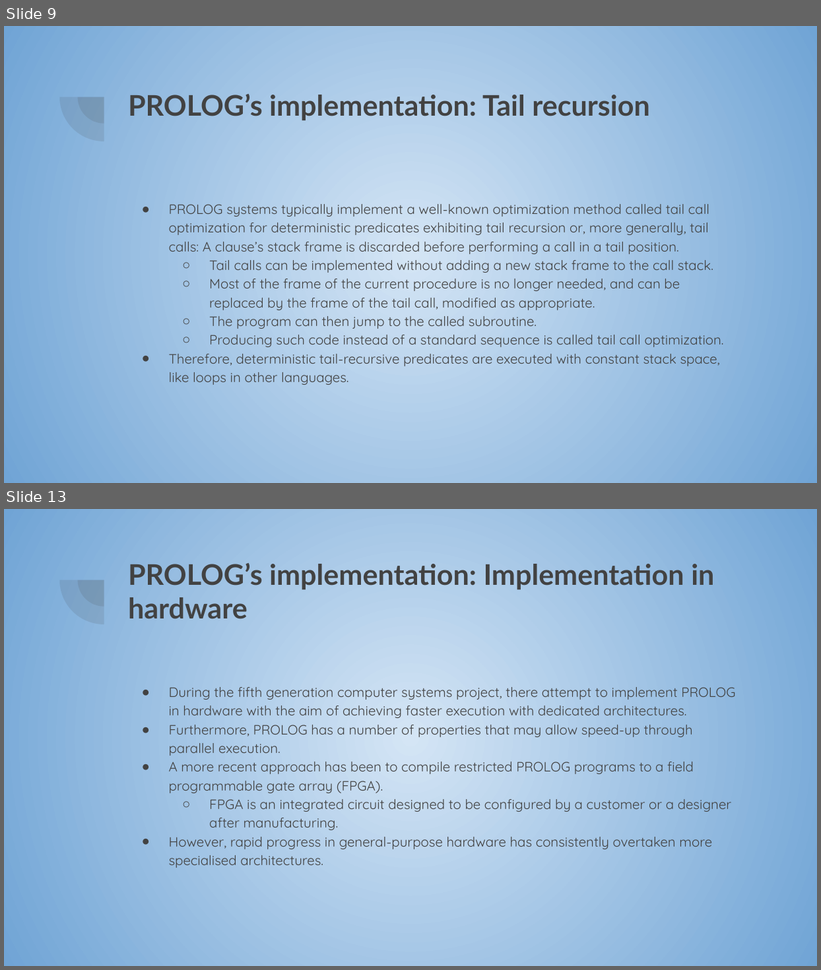
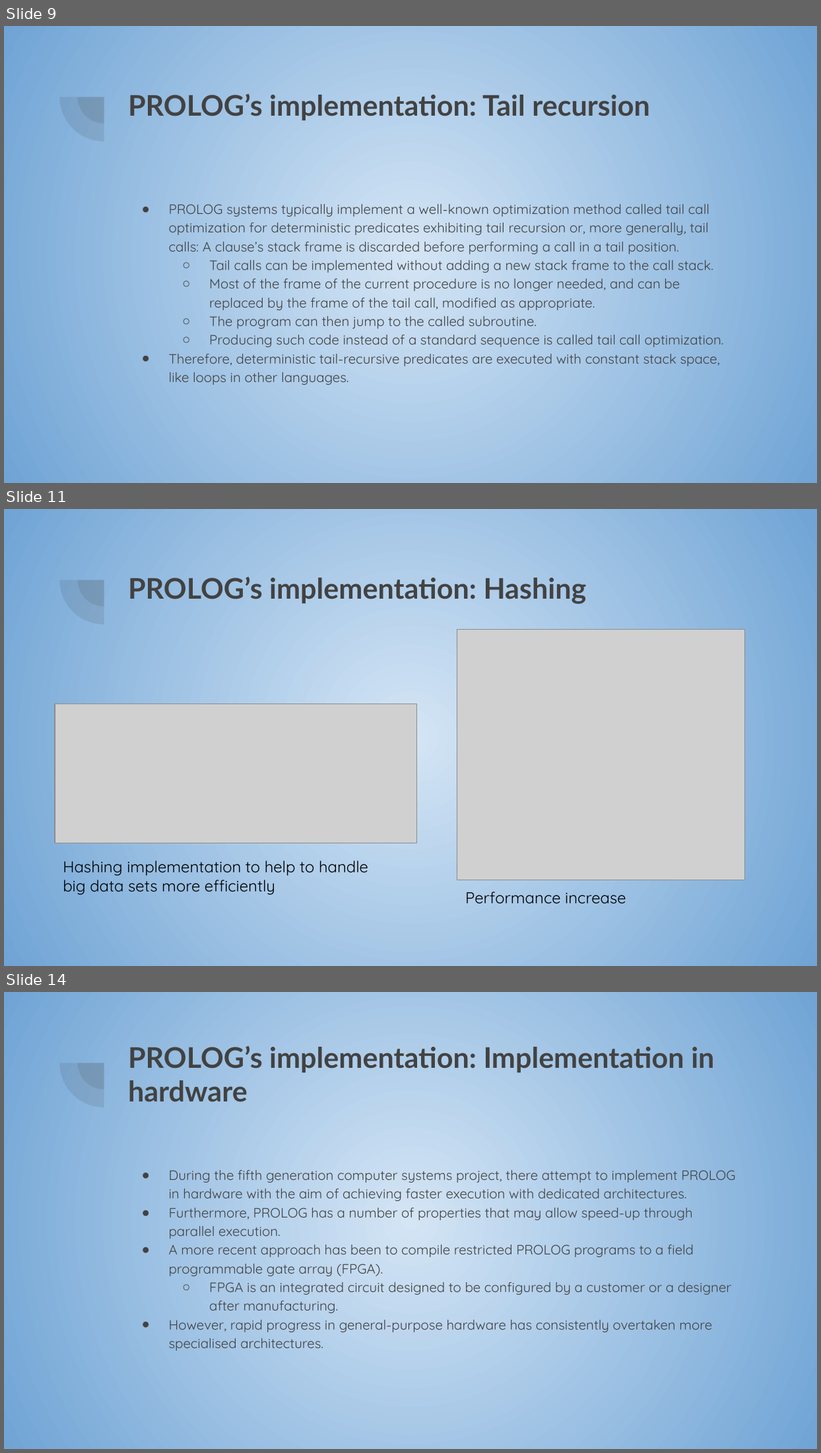
Before and after one commit to marc7666/Language-processors, a slide deck: Activities/Symbol table, intemediate code generation and synthesis phase/PROLOG presentation.pptx. Shown one above the other, each under a label of ours: slides 9 and 13 before the commit, slides 9, 11 and 14 after it; the slides between them are not shown. The pictures are 821x970 and 821x1453 pixels, drawn with LibreOffice and Linux fonts; fonts in the diff are those of the drawing; grey boxes stand for pictures. Boxes give left, top, right and bottom in pixels: in the first picture for what was removed or moved away, otherwise in the second. Text is boxed around its words. In the diff, an @@ line names an element or a change of style, - is before the commit and + after.

```diff
--- a/Activities/Symbol table, intemediate code generation and synthesis phase/PROLOG presentation.pptx
+++ b/Activities/Symbol table, intemediate code generation and synthesis phase/PROLOG presentation.pptx
@@ slide 11 added at (x1=4, y1=509, x2=817, y2=966), background gradient #D4E5F5 to #70A4D5; not listed: 2 template elements that a slide beside it also shows @@
@@ title added at (x1=128, y1=577, x2=587, y2=604), 25.2 pt, text #424242, bold @@
+PROLOG’s implementation: Hashing
@@ picture added at (x1=457, y1=629, x2=745, y2=881) @@
@@ picture added at (x1=54, y1=704, x2=417, y2=843) @@
@@ text added at (x1=63, y1=861, x2=368, y2=895), 14 pt, text #000000 @@
+Hashing implementation to help to handle big data sets more efficiently
@@ text added at (x1=465, y1=892, x2=626, y2=904), 14 pt, text #000000 @@
+Performance increase
@@ what was slide 13 is now slide 14 @@
```
Also in this commit, not shown: 4 slides changed, 4 other slides added, 4 slides removed, 1 other file.
